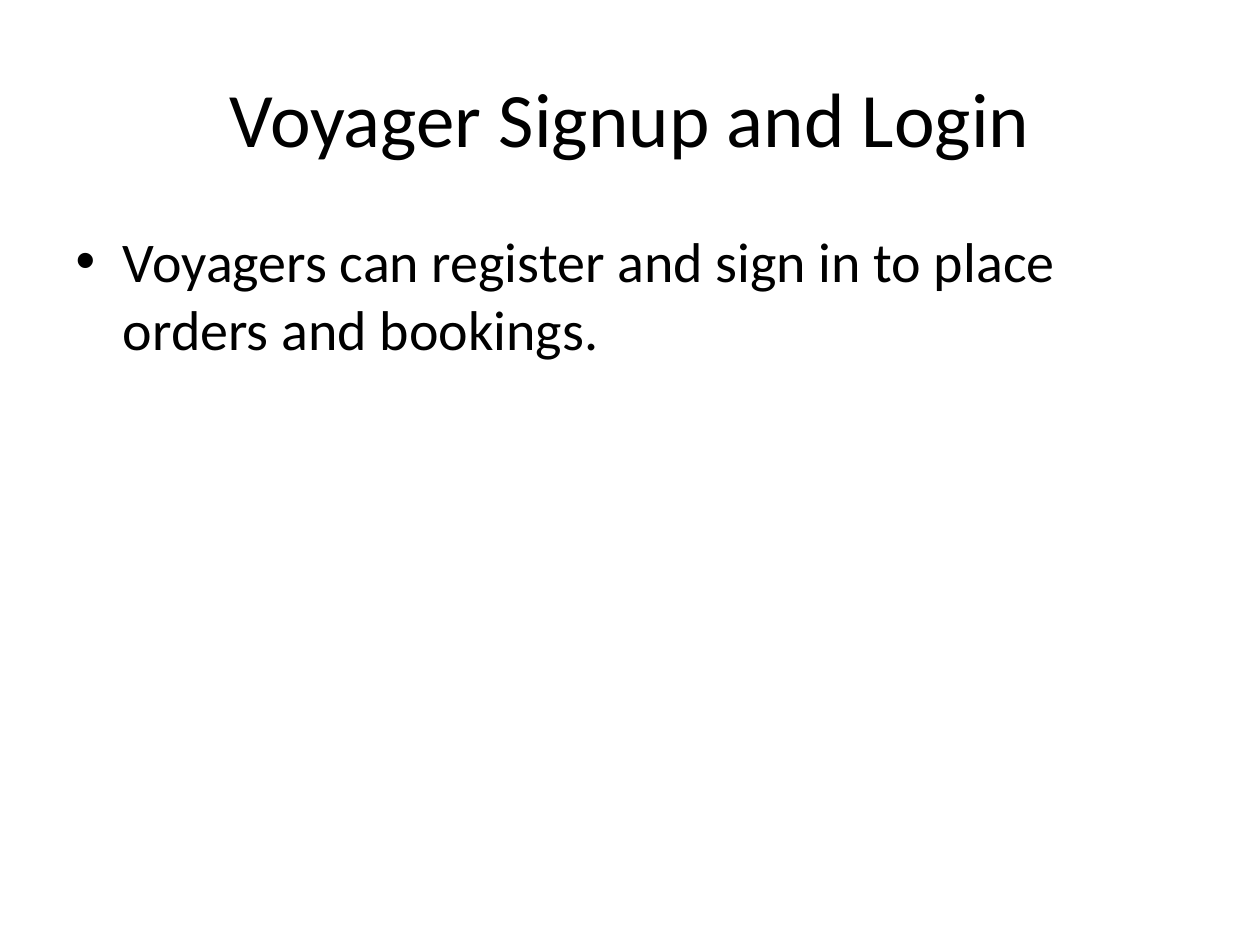
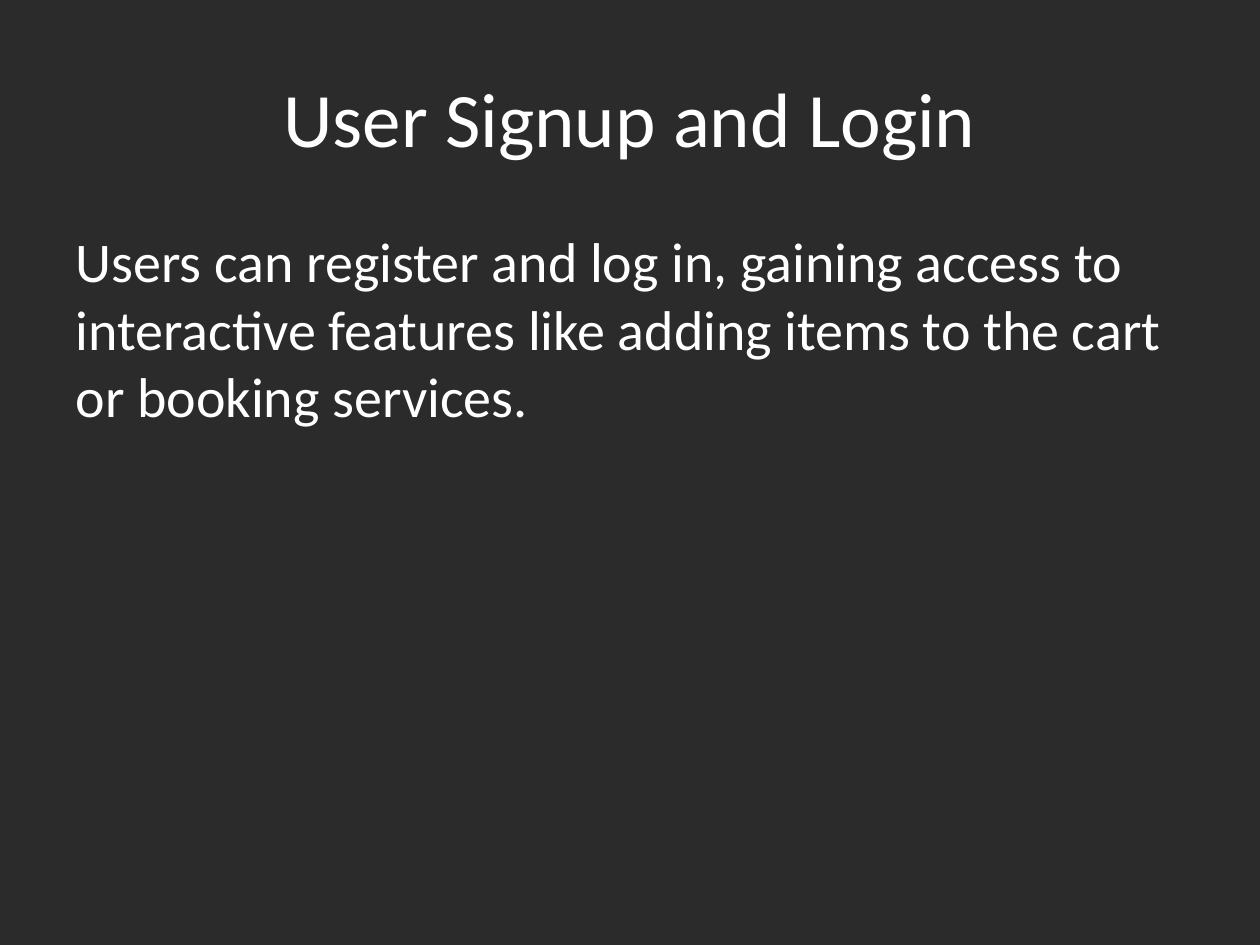
Before and after one commit to Debadrita-rgb/Cruise-Management, a slide deck: slide 3 of presentation/Aurelia_Cruise_Project_Presentation.pptx (slide 12 before the commit). Drawn at 1260x945 pixels with LibreOffice and Linux fonts; fonts in the diff are those of the drawing; background and template pictures are left out; a plain dark background stands for a picture behind light text. Boxes give left, top, right and bottom in pixels: in the first picture for what was removed or moved away, otherwise in the second. Text is boxed around its words. In the diff, an @@ line names an element or a change of style, - is before the commit and + after.

Commit message:
add slider from admin and user

```diff
--- a/presentation/Aurelia_Cruise_Project_Presentation.pptx
+++ b/presentation/Aurelia_Cruise_Project_Presentation.pptx
@@ background #FFFFFF to picture (left out) @@
@@ title at (283, 93, 975, 161): text changed; text colour #000000 to #FFFFFF @@
-Voyager Signup and Login
+User Signup and Login
@@ text at (76, 243, 1160, 427): text changed; text colour #000000 to #FFFFFF @@
-• Voyagers can register and sign in to place orders and bookings.
+Users can register and log in, gaining access to interactive features like adding items to the cart or booking services.
```
Also in this commit, not shown: 23 other slides changed, 11 slides added, 1 slide removed, 30 other files.
